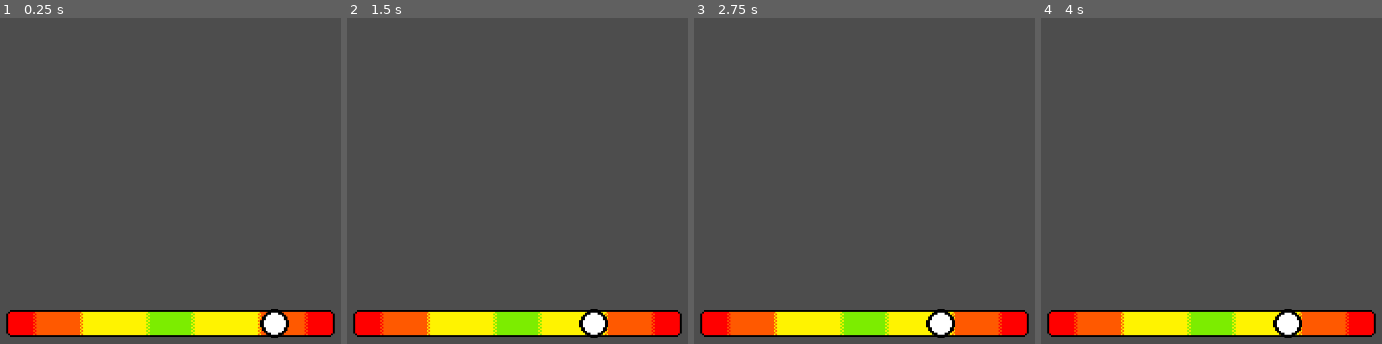
Above: before the commit, frames 1-4 (left to right).
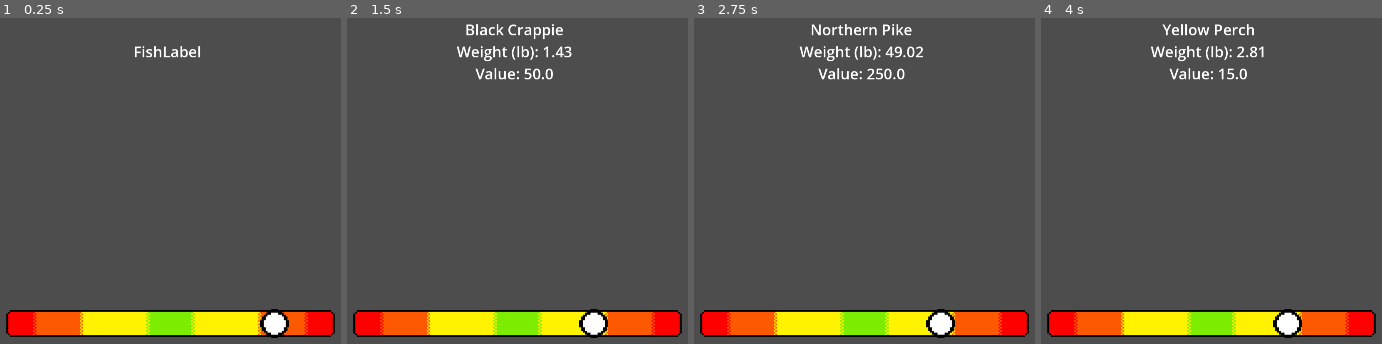
Above: after the commit, the same moments.

Repository: theTacocat88/PixelFishing
Game: Godot game, scene res://scenes/game.tscn
Same seed, same stepped clock (60 frames per second), same inputs: the game is played once before the commit and once after it.
Inputs (mouse positions are in pixels of both pictures, inside the frame that each line leads up to):
- Up to frame 1 (0.25 s): no input
- Up to frame 2 (1.5 s): move the mouse to (outside the picture) at 0.52 s; click (outside the picture) at 0.6 s; tap Enter at 1.25 s; move the mouse to (357, 145) at 1.27 s; click (357, 145) at 1.35 s
- Up to frame 3 (2.75 s): tap Space at 2 s; move the mouse to (942, 24) at 2.02 s; click (942, 24) at 2.1 s
- Up to frame 4 (4 s): tap Enter at 2.75 s; move the mouse to (1170, 213) at 2.77 s; click (1170, 213) at 2.85 s; tap Space at 3.5 s; move the mouse to (outside the picture) at 3.52 s; click (outside the picture) at 3.6 s

The runs differ from the first frame. In frame 1, 0.3% of the frame differs, in the area x 39-59%, y 8-13%; in frame 2, 1.3%; in frame 3, 1.4%, in the area x 31-68%, y 1-20%; in frame 4, 1.3%.
Error before the commit: Invalid access to property or key 'name' on a base object of type 'Dictionary'. (res://scripts/main.gd:82)

Commit message:
add catch fish mechanic - display fish, weight, and value

Diff:
--- a/scenes/game.tscn
+++ b/scenes/game.tscn
@@ -21,3 +21,13 @@
 visible = false
 position = Vector2(969, 441)
 texture = ExtResource("2_yqjtg")
+
+[node name="TempFishLabel" type="Label" parent="."]
+offset_left = 620.0
+offset_top = 216.0
+offset_right = 1286.0454
+offset_bottom = 519.49585
+theme_override_font_sizes/font_size = 36
+text = "FishLabel"
+horizontal_alignment = 1
+vertical_alignment = 1
--- a/scripts/main.gd
+++ b/scripts/main.gd
@@ -2,8 +2,19 @@
 
 var rng = RandomNumberGenerator.new()
 
+#TEMPORARY
+@onready var tempfishlabel: Label = $TempFishLabel
+
 # NOTE: Save data
 var save_data: Dictionary = {}
+var WEIGHT_VALUES: Dictionary = { \
+		"COMMON": 150,
+		"UNCOMMON": 90,
+		"RARE": 50,
+		"LEGENDARY": 10,
+		"MYTHICAL": 4,
+		"EXOTIC": 1
+	}
 
 # NOTE: Selector for throwing rod
 @onready var catch_selector: Sprite2D = $Catch/CatchSelector
@@ -11,6 +22,7 @@
 var move_selector = false
 var selector_speed = 1000
 var catch_val
+var weight_total
 
 # NOTE: Type of throw
 enum CatchValue { TERRIBLE, BAD, DECENT, GOOD }
@@ -60,25 +72,40 @@
 	if catch_selector.position.x >= 1285 or catch_selector.position.x <= 633.8:
 		catch_val = CatchValue.TERRIBLE
 		fish_rarity = ["COMMON", "UNCOMMON"]
+		weight_total = WEIGHT_VALUES["COMMON"] + WEIGHT_VALUES["UNCOMMON"]
 	elif catch_selector.position.x >= 1174.2 or catch_selector.position.x <= 746.3:
 		catch_val = CatchValue.BAD
 		fish_rarity = ["COMMON", "UNCOMMON", "RARE"]
+		weight_total = WEIGHT_VALUES["COMMON"] + WEIGHT_VALUES["UNCOMMON"] + WEIGHT_VALUES["RARE"]
 	elif catch_selector.position.x >= 1013.9 or catch_selector.position.x <= 905.8:
 		catch_val = CatchValue.DECENT
 		fish_rarity = ["COMMON", "UNCOMMON", "RARE", "LEGENDARY", "MYTHICAL"]
+		weight_total = WEIGHT_VALUES["COMMON"] + WEIGHT_VALUES["UNCOMMON"] + WEIGHT_VALUES["RARE"]\
+			+ WEIGHT_VALUES["LEGENDARY"] + WEIGHT_VALUES["MYTHICAL"]
 	elif catch_selector.position.x <= 1013.9 and catch_selector.position.x >= 905.8:
 		catch_val = CatchValue.GOOD
 		fish_rarity = ["COMMON", "UNCOMMON", "RARE", "LEGENDARY", "MYTHICAL", "EXOTIC"]
+		weight_total = WEIGHT_VALUES["COMMON"] + WEIGHT_VALUES["UNCOMMON"] + WEIGHT_VALUES["RARE"]\
+			+ WEIGHT_VALUES["LEGENDARY"] + WEIGHT_VALUES["MYTHICAL"] + WEIGHT_VALUES["EXOTIC"]
 	else:
 		catch_val = CatchValue.TERRIBLE
 		fish_rarity = ["COMMON", "UNCOMMON"]
+		weight_total = WEIGHT_VALUES["COMMON"] + WEIGHT_VALUES["UNCOMMON"]
 	catch(fish_rarity)
 
 func catch(possible_rarity: Array):
 	var fish: Dictionary = load_fish()
-	var selected_rarity = possible_rarity.pick_random().to_lower()
+	var weighted = rng.randi_range(0, weight_total)
+	var selected_rarity = null
+	for rarity in possible_rarity:
+		weighted -= WEIGHT_VALUES[rarity]
+		if weighted <= 0:
+			selected_rarity = rarity
+			break
 	var fish_obj: Dictionary = \
-		fish[selected_rarity][rng.randi_range(0, fish[selected_rarity].size() - 1)]
+		fish[selected_rarity.to_lower()][rng.randi_range(0, fish[selected_rarity.to_lower()].size() - 1)]
 	var fish_name = fish_obj["name"]
-	var fish_weight = rng.randi_range(fish_obj["minWeight"], fish_obj["maxWeight"])
-	var fish_value = fish_obj["cost"] #CRITICAL
+	var fish_weight = rng.randf_range(fish_obj["minWeight"], fish_obj["maxWeight"])
+	var fish_value = fish_obj["cost"]
+	fish_weight = snapped(fish_weight, 0.01)
+	tempfishlabel.text = fish_name + "\nWeight (lb): " + str(fish_weight) + "\nValue: " + str(fish_value)
